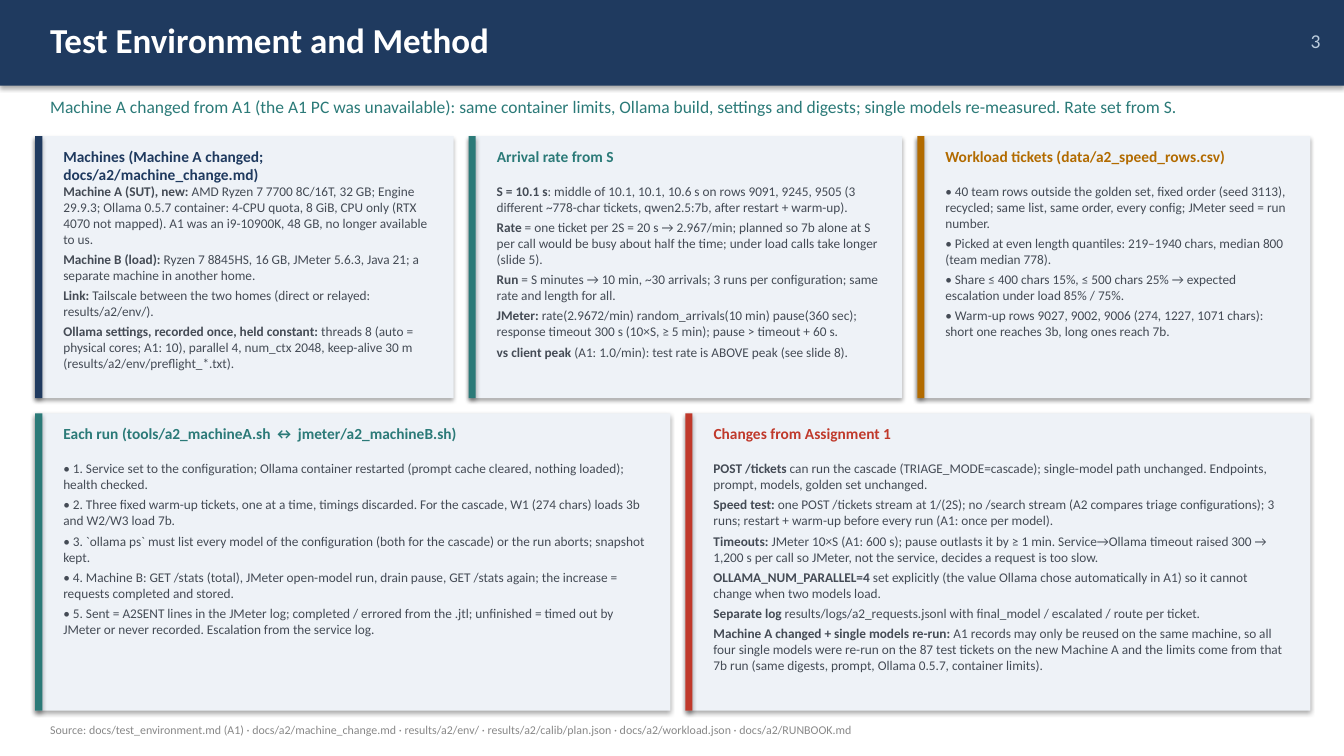
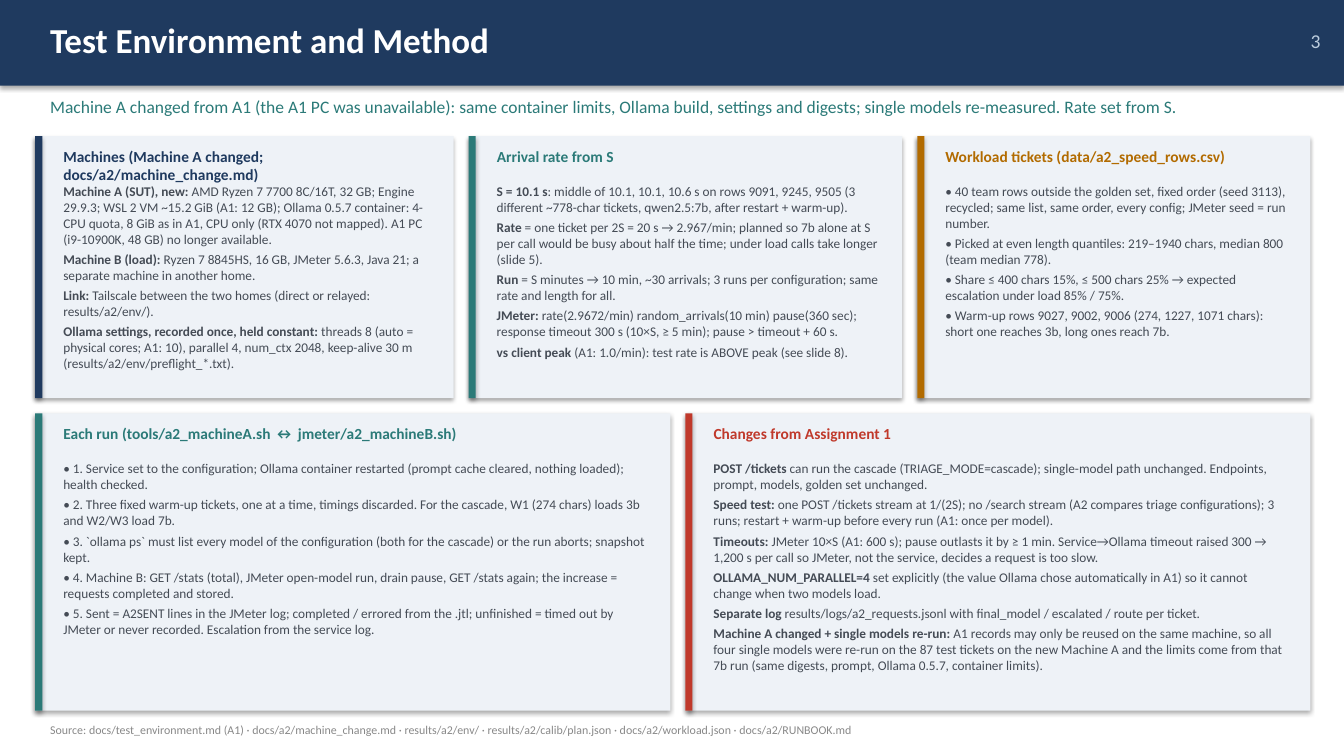
Before and after one commit to AlvinKoh1/ICT3113-Assignment2, a slide deck: slide 3 of deck/Group09_A2.pptx. Drawn at 1344x756 pixels with LibreOffice and Linux fonts; fonts in the diff are those of the drawing. Boxes give left, top, right and bottom in pixels: in the first picture for what was removed or moved away, otherwise in the second. Text is boxed around its words. In the diff, an @@ line names an element or a change of style, - is before the commit and + after.

Commit message:
Slide 3: state the Docker (WSL 2 VM) RAM change, ~15.2 GiB vs 12 GB in A1; Ollama container still 8 GiB (brief lists the RAM given to Docker as fixed)

```diff
--- a/deck/Group09_A2.pptx
+++ b/deck/Group09_A2.pptx
@@ text at [63, 186, 423, 247]: text changed @@
-Machine A (SUT), new: AMD Ryzen 7 7700 8C/16T, 32 GB; Engine 29.9.3; Ollama 0.5.7 container: 4-CPU quota, 8 GiB, CPU only (RTX 4070 not mapped). A1 was an i9-10900K, 48 GB, no longer available to us.
+Machine A (SUT), new: AMD Ryzen 7 7700 8C/16T, 32 GB; Engine 29.9.3; WSL 2 VM ~15.2 GiB (A1: 12 GB); Ollama 0.5.7 container: 4-CPU quota, 8 GiB as in A1, CPU only (RTX 4070 not mapped). A1 PC (i9-10900K, 48 GB) no longer available.
```
Also in this commit, not shown: 1 other file.
